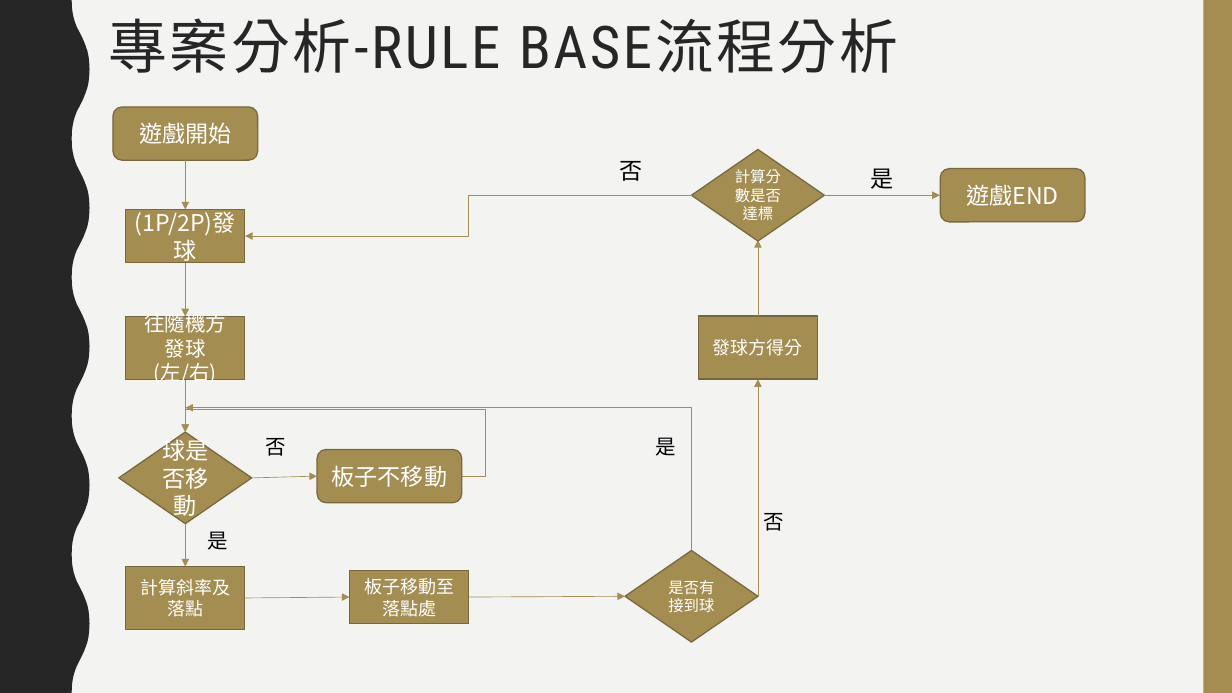
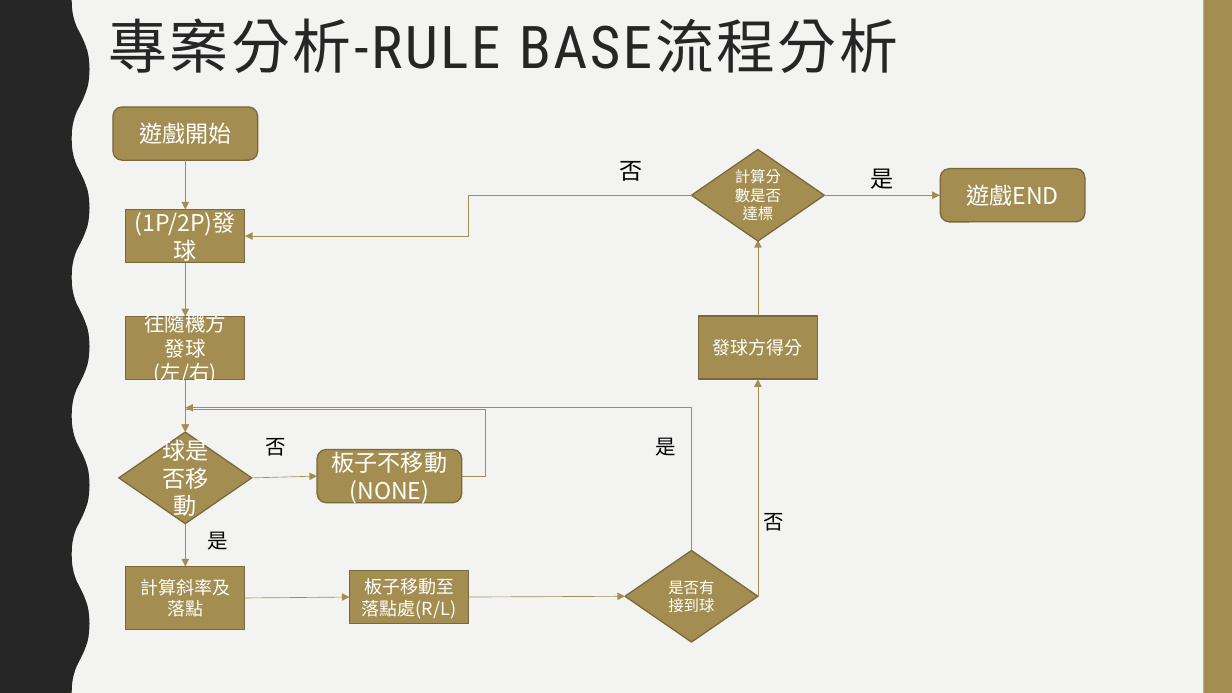
Before and after one commit to choutengfeng/0652074, a slide deck: slide 5 of 專案管理.pptx. Drawn at 1232x693 pixels with LibreOffice and Linux fonts; fonts in the diff are those of the drawing. Boxes give left, top, right and bottom in pixels: in the first picture for what was removed or moved away, otherwise in the second. Text is boxed around its words. In the diff, an @@ line names an element or a change of style, - is before the commit and + after.

```diff
--- a/專案管理.pptx
+++ b/專案管理.pptx
@@ text in rounded rectangle at <box>332,448,447,504</box>: text changed @@
-板子不移動
+板子不移動(NONE)
@@ text in rectangle at <box>362,578,456,619</box>: text changed @@
-板子移動至落點處
+板子移動至落點處(R/L)
```
Also in this commit, not shown: 3 other slides changed.
